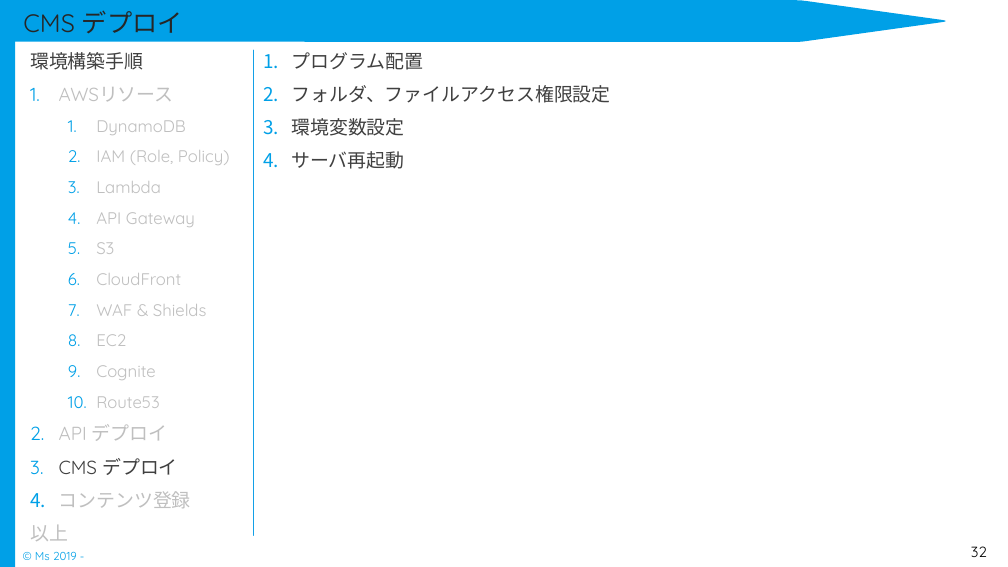
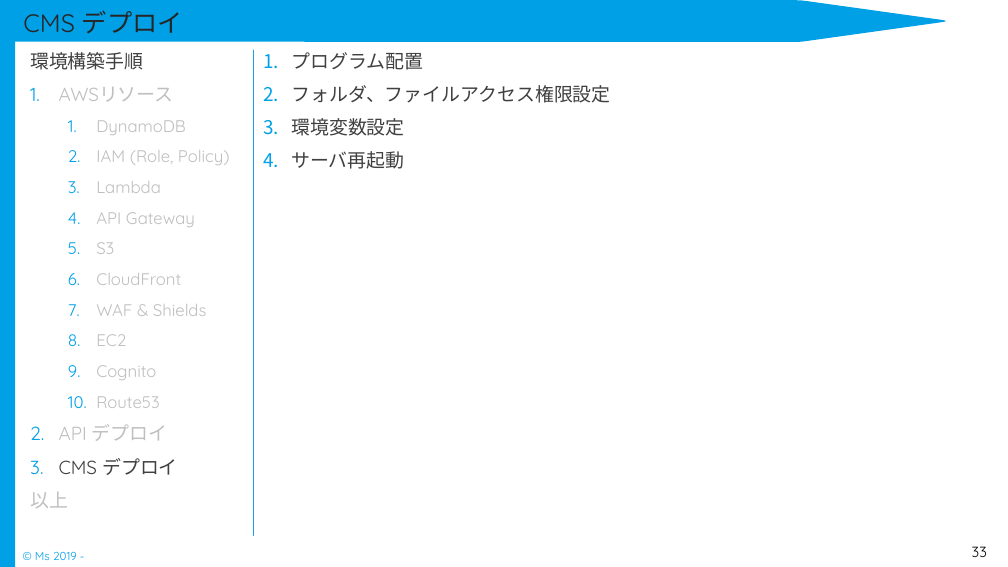
Before and after one commit to Rie-Ishimura/https-github.com-uetomae-msar_Documents_1, a slide deck: slide 33 of 04.環境構築/インフラ/msar_環境構築手順書.pptx (slide 32 before the commit). Drawn at 1008x567 pixels with LibreOffice and Linux fonts; fonts in the diff are those of the drawing. Boxes give left, top, right and bottom in pixels: in the first picture for what was removed or moved away, otherwise in the second. Text is boxed around its words. In the diff, an @@ line names an element or a change of style, - is before the commit and + after.

```diff
--- a/04.環境構築/インフラ/msar_環境構築手順書.pptx
+++ b/04.環境構築/インフラ/msar_環境構築手順書.pptx
@@ text at (96,365,156,380): text changed @@
-  9. Cognite
+  9. Cognito
@@ text at (59,491,191,508): paragraph removed @@
-4. コンテンツ登録
@@ page number at (972,546,987,557): text changed @@
-32
+33
```
Also in this commit, not shown: 24 other slides changed, 1 slide added, 1 other file.
